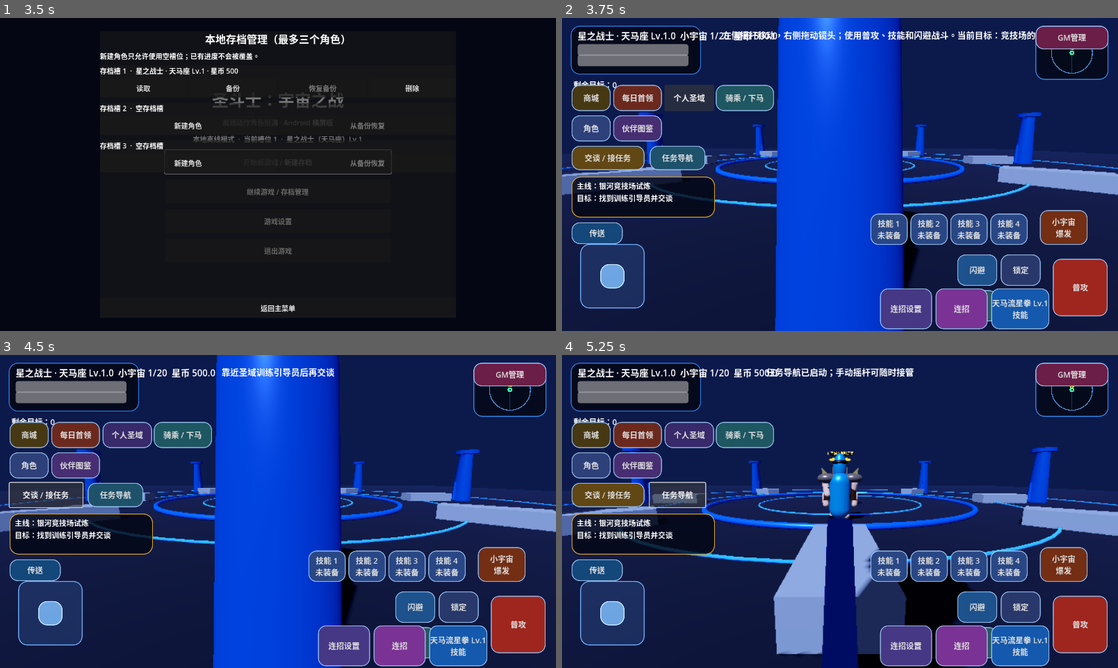
Above: before the commit, frames 1-4 (two rows, left to right).
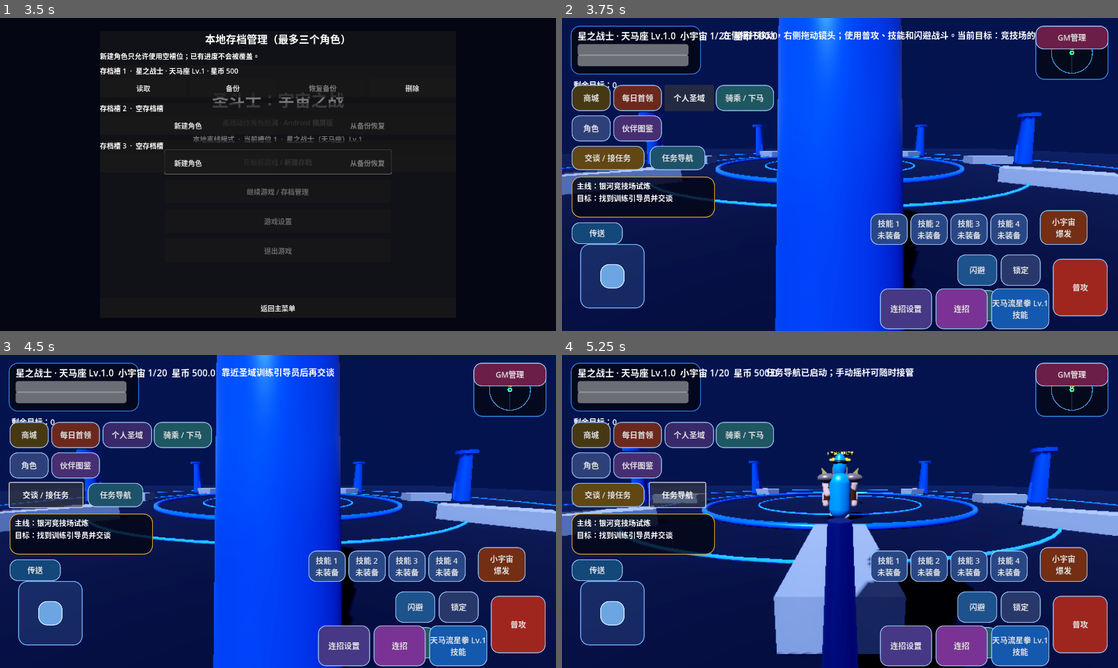
Above: after the commit, the same moments.

Repository: Qazwesrd/Saint-Seiya-Universe-War
Game: Godot game, scene res://scenes/main_menu.tscn
Same seed, same stepped clock (60 frames per second), same inputs: the game is played once before the commit and once after it.
Inputs:
- Up to frame 1 (3.5 s): click "开始新游戏 / 新建存档" at 0.5 s; click "开始新游戏 / 新建存档" at 1.25 s; click "继续游戏 / 存档管理" at 2 s; click "游戏设置" at 2.75 s
- Up to frame 2 (3.75 s): click "读取" at 3.5 s
- Up to frame 3 (4.5 s): click "交谈 / 接任务" at 4.25 s
- Up to frame 4 (5.25 s): click "任务导航" at 5 s

Frame 1 is identical in both runs. In frame 2, 20% of the frame differs, in the area x 0-100%, y 0-100%; in frame 3, 20%; in frame 4, 4.2%.

Commit message:
Upgrade campaign atmosphere with procedural skies and lighting

Diff:
--- a/game/scripts/world_theme_manager.gd
+++ b/game/scripts/world_theme_manager.gd
@@ -26,11 +26,30 @@
     var theme: Dictionary = THEMES[chapter_id]
     if is_instance_valid(world_environment) and is_instance_valid(world_environment.environment):
         var environment := world_environment.environment
-        environment.background_mode = Environment.BG_COLOR
+        var sky_material := ProceduralSkyMaterial.new()
+        sky_material.sky_top_color = theme["background"].lightened(0.16)
+        sky_material.sky_horizon_color = theme["background"].lightened(0.42)
+        sky_material.ground_bottom_color = theme["floor"].darkened(0.28)
+        sky_material.ground_horizon_color = theme["background"].lightened(0.12)
+        sky_material.sun_angle_max = 24.0
+        sky_material.sun_curve = 0.18
+        var sky := Sky.new()
+        sky.sky_material = sky_material
+        environment.sky = sky
+        environment.background_mode = Environment.BG_SKY
         environment.background_color = theme["background"]
         environment.ambient_light_source = Environment.AMBIENT_SOURCE_COLOR
         environment.ambient_light_color = theme["ambient"]
         environment.ambient_light_energy = 0.82
+        environment.reflected_light_source = Environment.REFLECTION_SOURCE_BG
+        environment.glow_enabled = true
+        environment.glow_intensity = 0.42
+        environment.glow_strength = 0.72
+        environment.glow_bloom = 0.08
+        environment.adjustment_enabled = true
+        environment.adjustment_brightness = 1.02
+        environment.adjustment_contrast = 1.06
+        environment.adjustment_saturation = 1.08
         environment.fog_enabled = true
         environment.fog_light_color = theme["fog"]
         environment.fog_density = 0.006 if chapter_id in ["asgard", "poseidon"] else 0.003
@@ -38,6 +57,8 @@
     if is_instance_valid(sun):
         sun.light_color = theme["sun"]
         sun.light_energy = 1.18 if chapter_id == "hades" else 1.35
+        sun.shadow_enabled = true
+        sun.directional_shadow_max_distance = 72.0
     if is_instance_valid(floor_material):
         floor_material.albedo_color = theme["floor"]
         floor_material.metallic = float(theme["metallic"])
